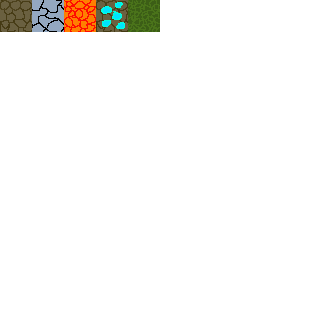
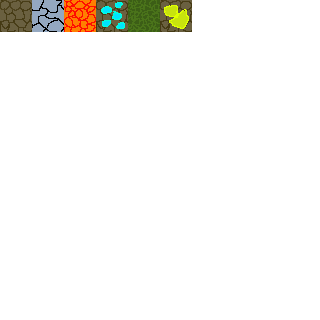
Layer changes from the first 320x320 image to the second:
added layer "Layer 2" above "Dirt" over [160, 0, 192, 32]
